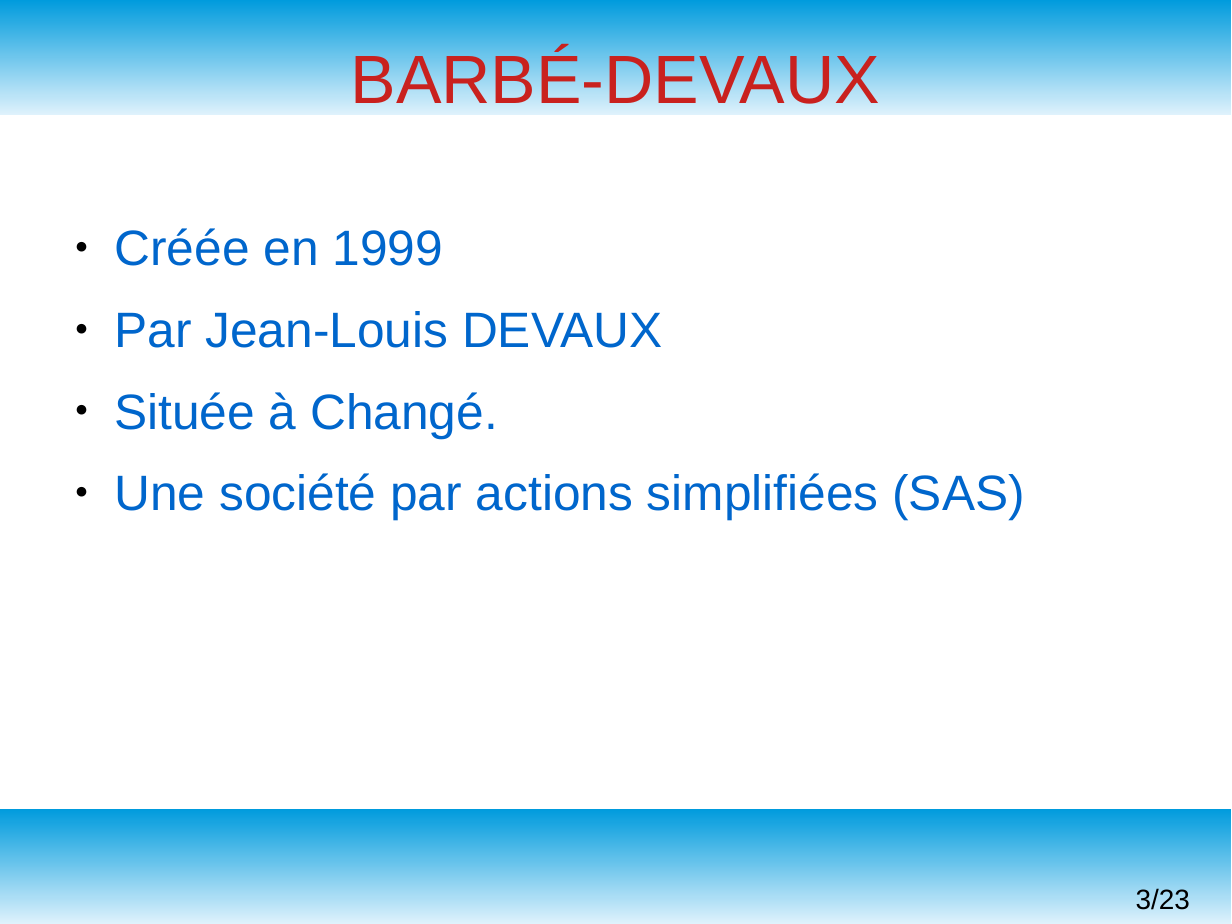
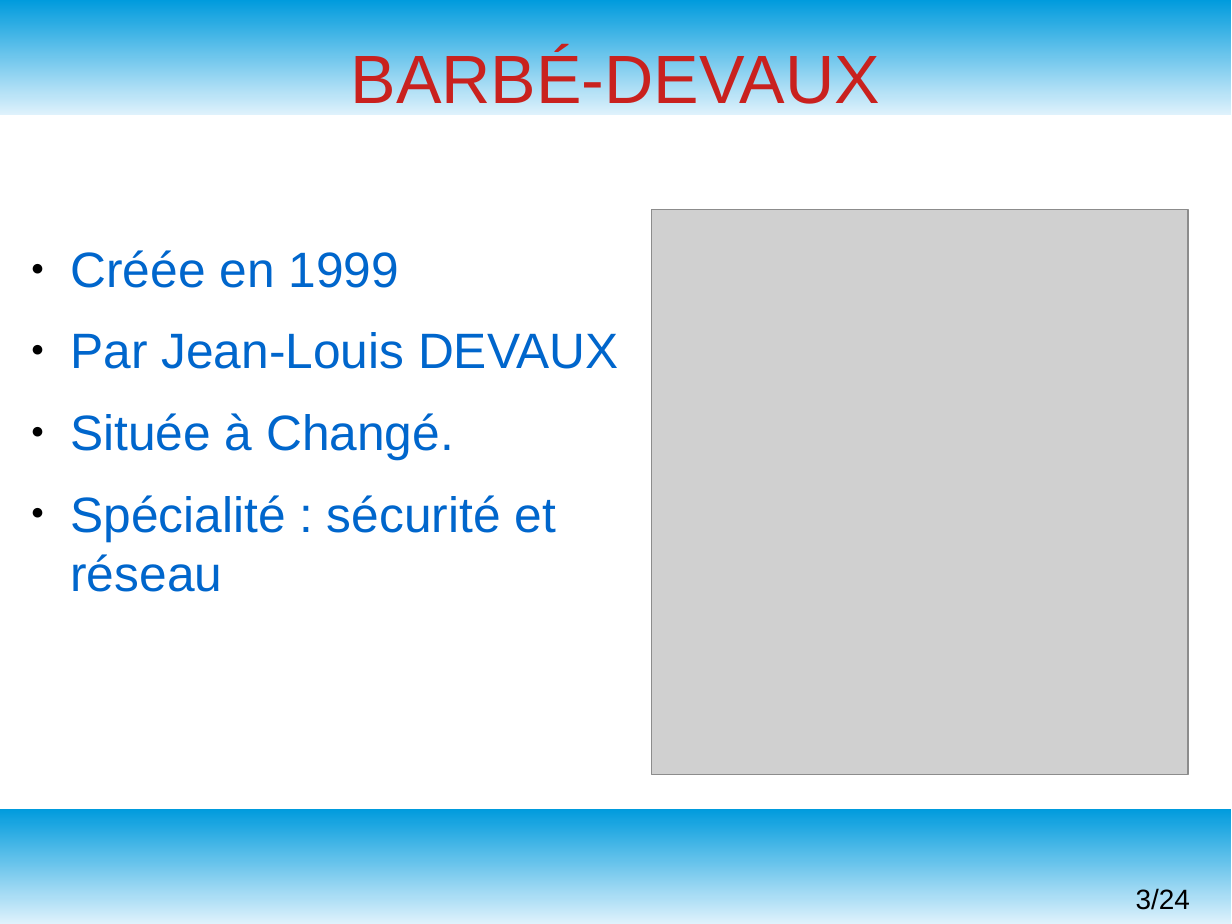
Before and after one commit to msoulard/ControleurDeRondes, a slide deck: slide 3 of Diapo Revue 1.odp. Drawn at 1232x924 pixels with LibreOffice and Linux fonts; fonts in the diff are those of the drawing; grey boxes stand for pictures. Boxes give left, top, right and bottom in pixels: in the first picture for what was removed or moved away, otherwise in the second. Text is boxed around its words. In the diff, an @@ line names an element or a change of style, - is before the commit and + after.

```diff
--- a/Diapo Revue 1.odp
+++ b/Diapo Revue 1.odp
@@ text "Créée en 1999": place and size @@
-text "Créée en 1999" at [114, 228, 1024, 520]
+text "Créée en 1999" at [70, 250, 619, 592]
@@ picture added at [652, 210, 1188, 775] @@
@@ text at [70, 495, 556, 592]: text changed @@
-● Une société par actions simplifiées (SAS)
+● Spécialité : sécurité et réseau
@@ page number at [1136, 888, 1190, 910]: text changed @@
-3/23
+3/24
```
Also in this commit, not shown: 1 other slide changed, 2 slides added, 1 slide removed, 1 other file.
